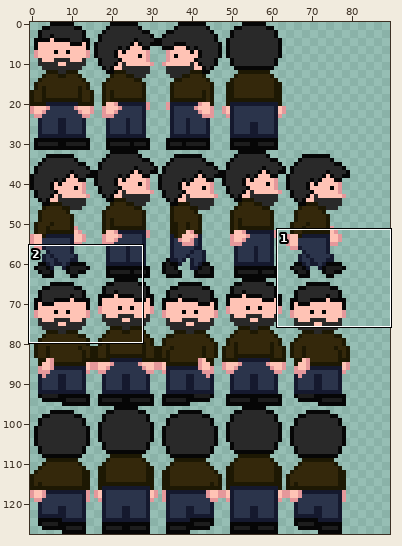
One commit to this pixel-art file: assets/images/aseprite/petar.aseprite. The first picture is a wide view before the edit; the outline marks the close-up.
Close-up. The starting point:
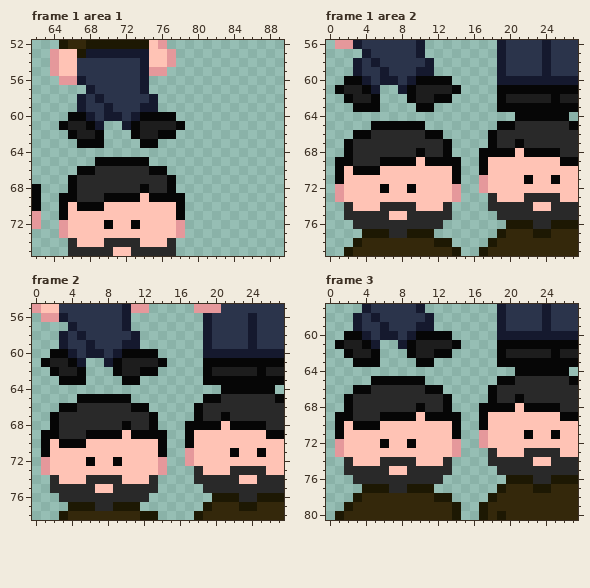
96x128 pixels, 4 frames. Shown: frame 1 area 1: x 62..89, y 52..75; frame 1 area 2: x 0..27, y 56..79; frame 2: x 0..27, y 55..78; frame 3: x 0..27, y 57..80. The wide view leaves out empty margins. The commit also changed other frames or places, which this record leaves out.
The result:
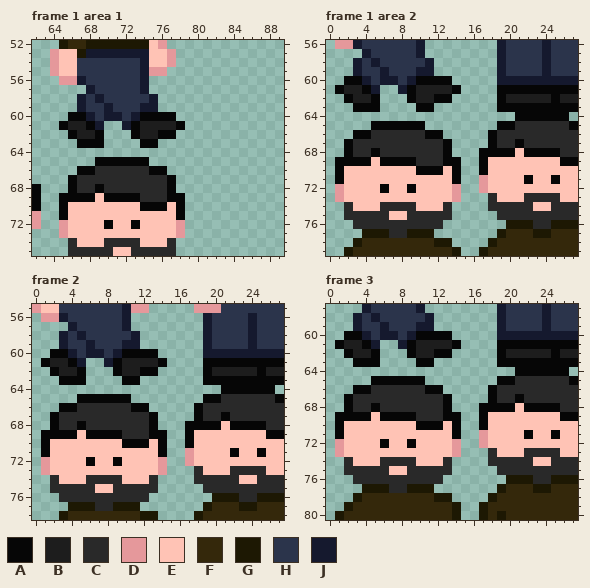
Palette (. is transparent): A #060606  B #1d1d1d  C #292929  D #e5989b  E #ffc3b5  F #34280b  G #1d1803  H #2b344b  J #15192e
Author's note on the commit: fix: petar aseprite hairline issue
Changes in this commit:
Frame 1 area 1, layer "peter":
y 68: x 69 C -> A; x 74 A -> C
y 69: x 67..69 CCC -> AAE; x 74..76 EAA -> CCC
y 70: x 67..69 AAA -> EEE; x 74..76 EEE -> AAA
Frame 1 area 2, layer "peter":
y 68: x 5 C -> A; x 10 A -> C
y 69: x 3..5 CCC -> AAE; x 10..12 EAA -> CCC
y 70: x 3..5 AAA -> EEE; x 10..12 EEE -> AAA
Frame 2, layer "peter": the same change as frame 1 area 2
Frame 3, layer "peter": the same change as frame 1 area 2
Where, in picture pixels (left, top, right, bottom), the same in both close-ups:
changed: (77, 184, 104, 211)
changed: (140, 184, 167, 211)
changed: (353, 148, 380, 175)
changed: (416, 148, 443, 175)
changed: (59, 421, 86, 448)
changed: (122, 421, 149, 448)
changed: (353, 403, 380, 430)
changed: (416, 403, 443, 430)
